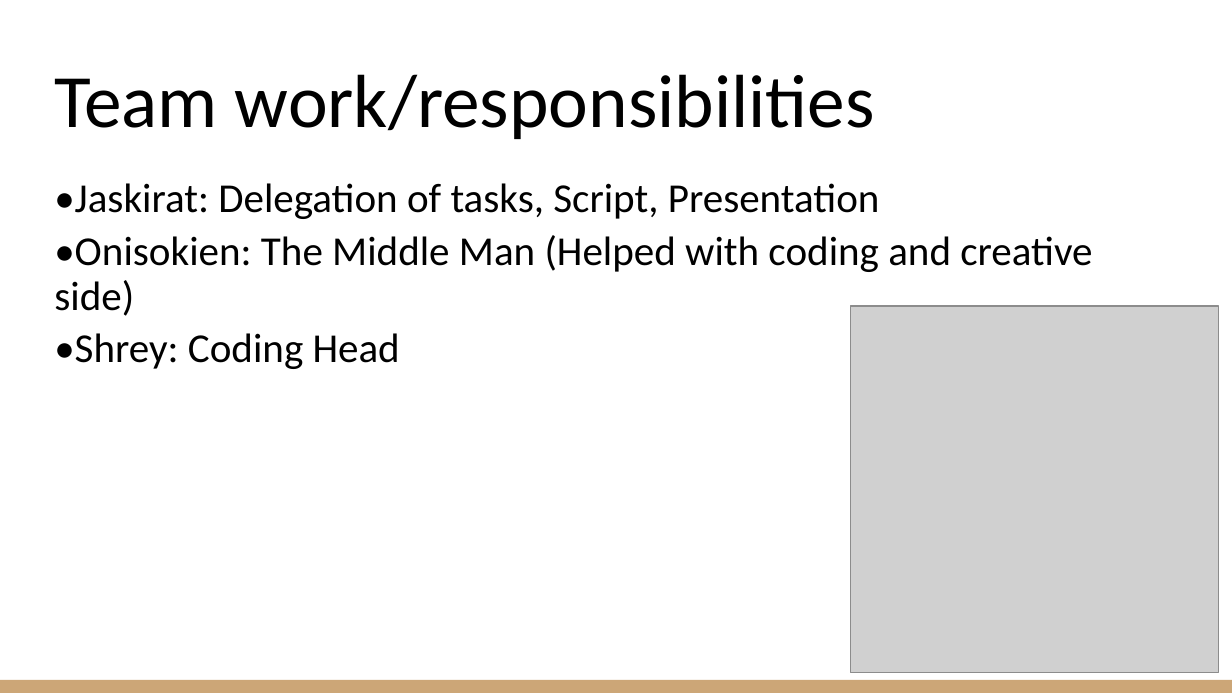
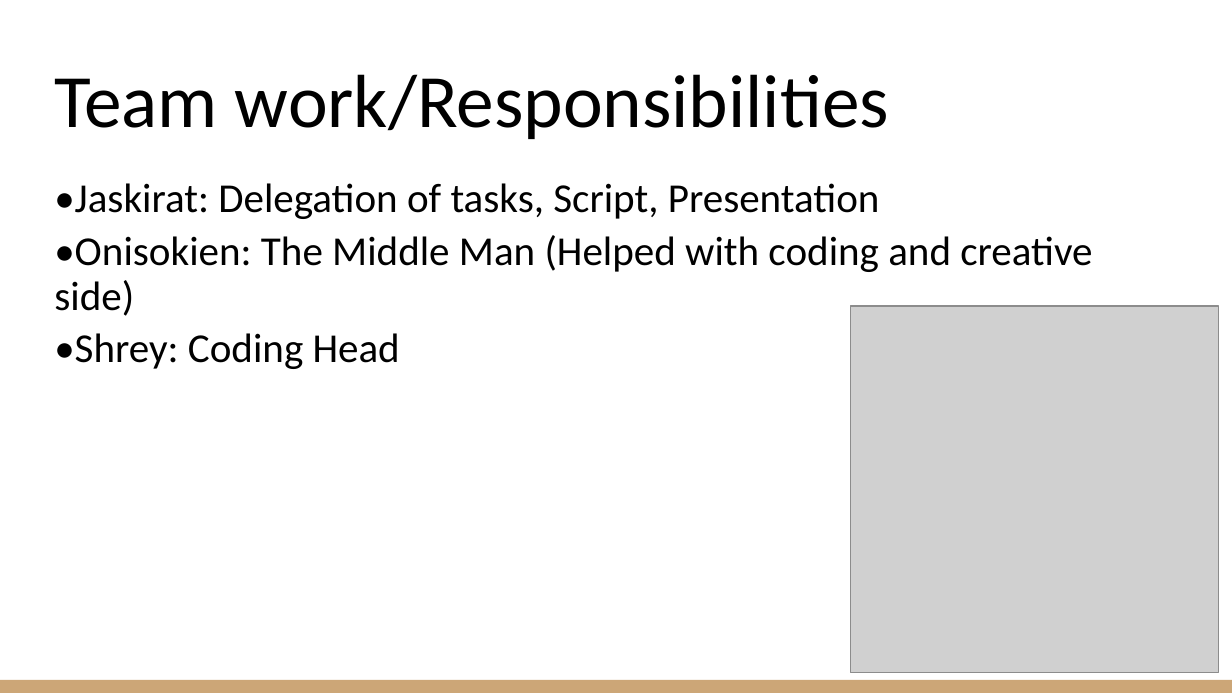
Before and after one commit to ayonoaduo/Hygge, a slide deck: slide 5 of MILESTONE 4/POWERPOINT/Milestone 4 Presentation.pptx. Drawn at 1232x693 pixels with LibreOffice and Linux fonts; fonts in the diff are those of the drawing; grey boxes stand for pictures. Boxes give left, top, right and bottom in pixels: in the first picture for what was removed or moved away, otherwise in the second. Text is boxed around its words. In the diff, an @@ line names an element or a change of style, - is before the commit and + after.

```diff
--- a/MILESTONE 4/POWERPOINT/Milestone 4 Presentation.pptx
+++ b/MILESTONE 4/POWERPOINT/Milestone 4 Presentation.pptx
@@ title at [54, 74, 889, 139]: text changed @@
-Team work/responsibilities
+Team work/Responsibilities
```
Also in this commit, not shown: 3 other slides changed.
